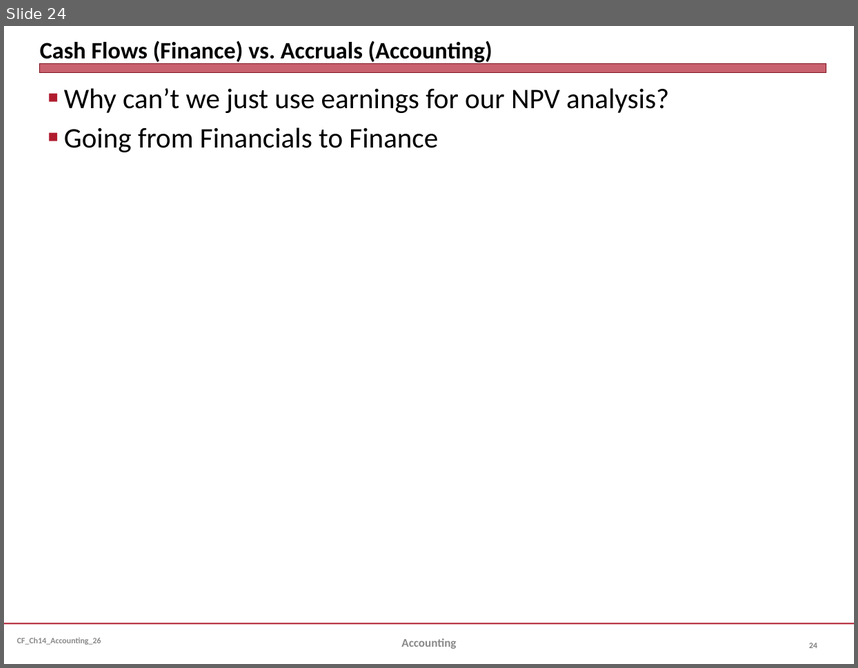
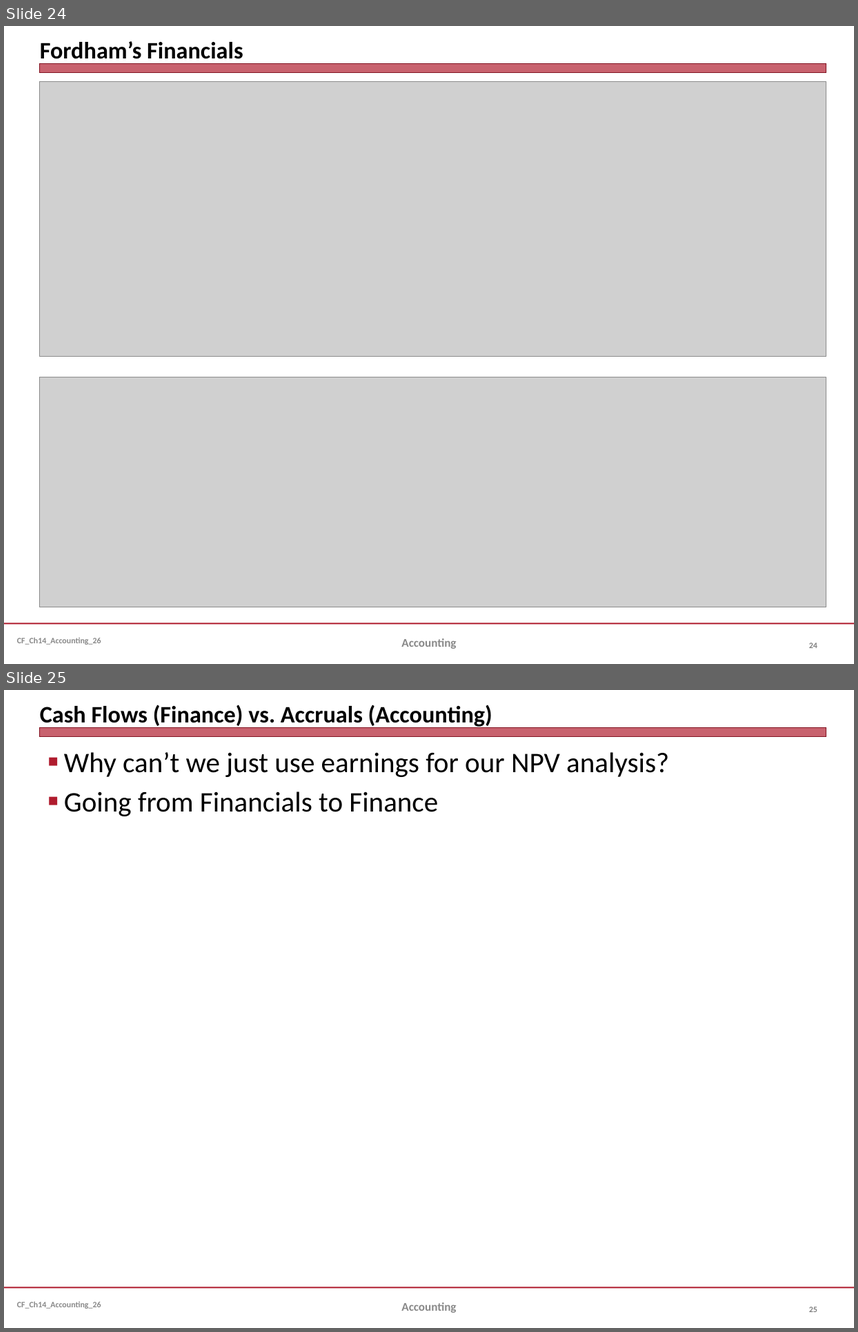
Before and after one commit to jmc877/Corporate-Finance, a slide deck: slides/CF_Ch14_Accounting_26.pptx. Shown one above the other, each under a label of ours: slide 24 before the commit, slides 24 and 25 after it. The pictures are 858x668 and 858x1332 pixels, drawn with LibreOffice and Linux fonts; fonts in the diff are those of the drawing; grey boxes stand for pictures. Boxes give left, top, right and bottom in pixels: in the first picture for what was removed or moved away, otherwise in the second. Text is boxed around its words. In the diff, an @@ line names an element or a change of style, - is before the commit and + after.

```diff
--- a/slides/CF_Ch14_Accounting_26.pptx
+++ b/slides/CF_Ch14_Accounting_26.pptx
@@ slide 24 added at box(4, 26, 854, 664), background #FFFFFF; not listed: 3 template elements that a slide beside it also shows @@
@@ title added at box(40, 41, 243, 65), 20 pt, text #000000, bold @@
+Fordham’s Financials
@@ picture added at box(40, 81, 826, 356) @@
@@ picture added at box(40, 377, 826, 608) @@
@@ text added at box(401, 638, 456, 648), 10 pt, text #898989, bold @@
+Accounting
@@ page number added at box(809, 642, 818, 648), 7 pt, text #808080, bold @@
+24
@@ what was slide 24 is now slide 25 @@
@@ page number at box(809, 1306, 818, 1312): text changed @@
-24
+25
```
Also in this commit, not shown: 7 slides changed, 1 other file.
